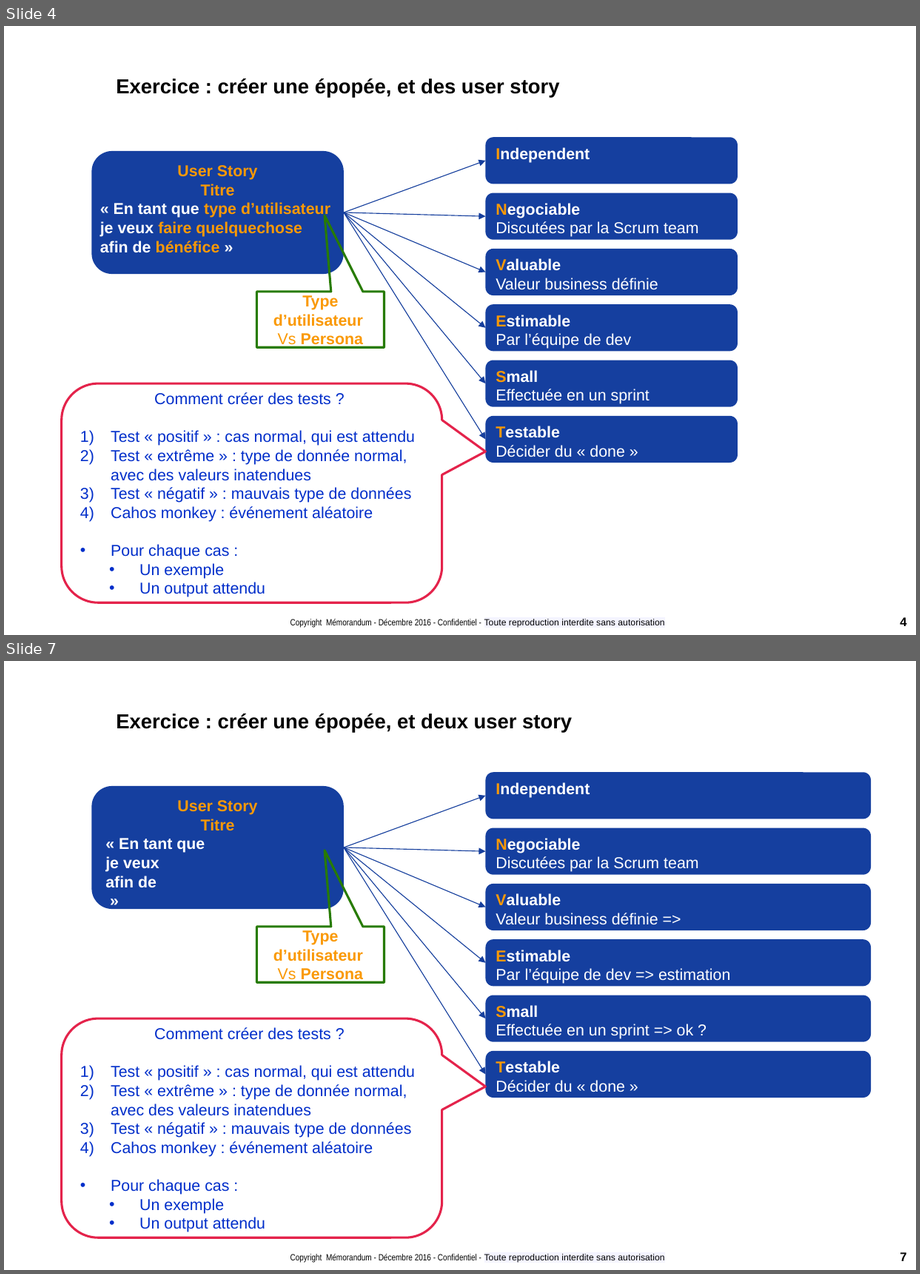
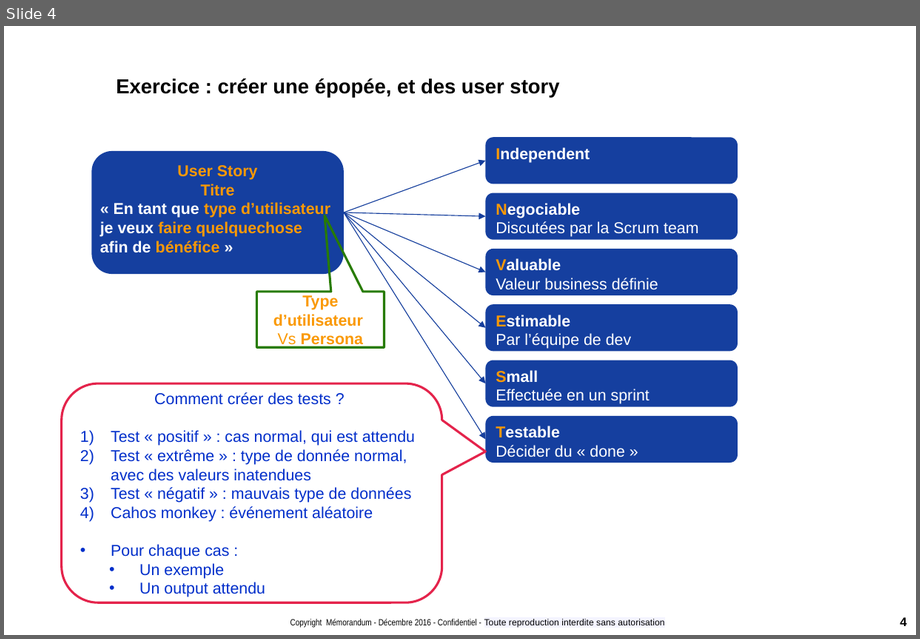
Before and after one commit to romainjouin/scrum, a slide deck: scrum_exercice.pptx. Shown one above the other, each under a label of ours: slides 4 and 7 before the commit, slide 4 after it; the slides between them are not shown. The pictures are 920x1274 and 920x639 pixels, drawn with LibreOffice and Linux fonts; fonts in the diff are those of the drawing; background and template pictures are left out. Boxes give left, top, right and bottom in pixels: in the first picture for what was removed or moved away, otherwise in the second. Text is boxed around its words. In the diff, an @@ line names an element or a change of style, - is before the commit and + after.

```diff
--- a/scrum_exercice.pptx
+++ b/scrum_exercice.pptx
@@ slide 7 removed at (4, 661, 916, 1270), background #FFFFFF; not listed: 2 template elements that a slide beside it also shows @@
@@ title removed at (116, 714, 572, 733) @@
-Exercice : créer une épopée, et deux user story
@@ rounded rectangle removed at (92, 786, 344, 909) @@
-User Story
-Titre
-« En tant que
-je veux
-afin de
-»
@@ rounded rectangle removed at (486, 772, 871, 819) @@
-Independent
@@ arrow removed from (344, 848) to (486, 796) @@
@@ rounded rectangle removed at (486, 828, 871, 876) @@
-Negociable
-Discutées par la Scrum team
@@ arrow removed from (344, 848) to (486, 851) @@
@@ arrow removed from (344, 848) to (486, 907) @@
@@ arrow removed from (344, 848) to (486, 963) @@
@@ arrow removed from (344, 848) to (486, 1018) @@
@@ arrow removed from (344, 848) to (486, 1075) @@
@@ rounded rectangle removed at (486, 884, 871, 931) @@
-Valuable
-Valeur business définie =>
@@ speech box removed at (256, 927, 384, 983) @@
-Type d’utilisateur
-Vs Persona
@@ rounded rectangle removed at (486, 940, 871, 987) @@
-Estimable
-Par l’équipe de dev => estimation
@@ rounded rectangle removed at (486, 995, 871, 1043) @@
-Small
-Effectuée en un sprint => ok ?
@@ rounded speech box removed at (62, 1018, 442, 1238) @@
-Comment créer des tests ?
-1) Test « positif » : cas normal, qui est attendu
-2) Test « extrême » : type de donnée normal, avec des valeurs inatendues
-3) Test « négatif » : mauvais type de données
-4) Cahos monkey : événement aléatoire
-• Pour chaque cas :
-      • Un exemple
-    • Un output attendu
@@ rounded rectangle removed at (486, 1051, 871, 1098) @@
-Testable
-Décider du « done »
```
Also in this commit, not shown: 1 slide changed, 3 slides added, 2 other slides removed.
